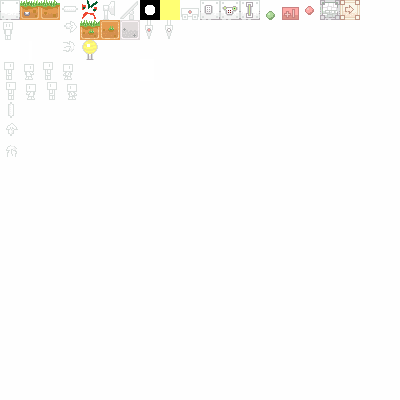
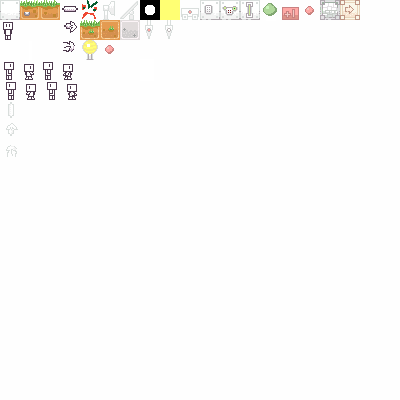
Revision of a layered w=400, h=400 image; what changed, layer by layer:
painted on "Layer 1" over left=4, top=41, right=114, bottom=100
painted on "Background" over left=3, top=3, right=277, bottom=100
